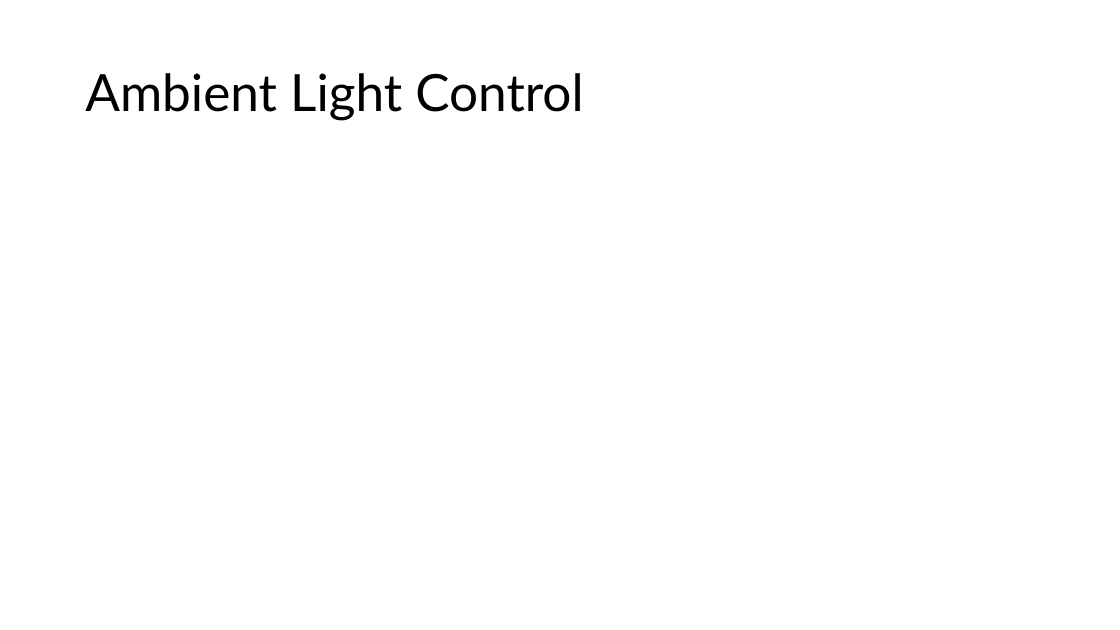
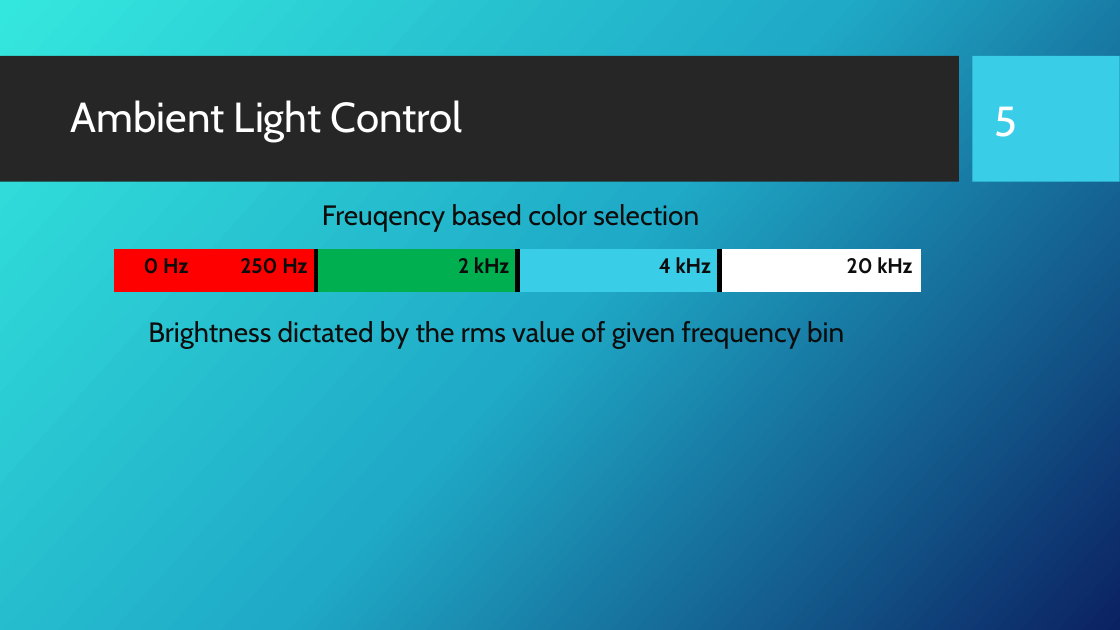
Before and after one commit to Tommy270502/PM3, a slide deck: slide 5 of 2_Assessments/Presentation.pptx. Drawn at 1120x630 pixels with LibreOffice and Linux fonts; fonts in the diff are those of the drawing; background and template pictures are left out. Boxes give left, top, right and bottom in pixels: in the first picture for what was removed or moved away, otherwise in the second. Text is boxed around its words. In the diff, an @@ line names an element or a change of style, - is before the commit and + after.

```diff
--- a/2_Assessments/Presentation.pptx
+++ b/2_Assessments/Presentation.pptx
@@ background #FFFFFF to picture (left out) @@
@@ rectangle added at [0,56,959,182], fill #262626 @@
@@ rectangle added at [973,56,1120,182], fill #39CDE7 @@
@@ title "Ambient Light Control": place and size @@
-title "Ambient Light Control" at [85,73,583,120]
+title "Ambient Light Control" at [71,100,463,142]
@@ title "Ambient Light Control" at [71,100,463,142]: size 44 to 36 pt, font Lato to Cabin, text colour #000000 to #FFFFFF @@
@@ page number added at [994,106,1017,137], 36 pt, text #FFFFFF @@
+5
@@ text added at [322,204,699,232], 24 pt, text #0D0D0D @@
+Freuqency based color selection
@@ table added at [114,249,921,292], 1 rows, 4 columns @@
+0 Hz 250 Hz | 2 kHz | 4 kHz | 20 kHz
@@ text added at [148,321,844,349], 24 pt, text #0D0D0D @@
+Brightness dictated by the rms value of given frequency bin
```
Also in this commit, not shown: 5 other slides changed, 1 slide added, 2 slides removed, 1 other file.
